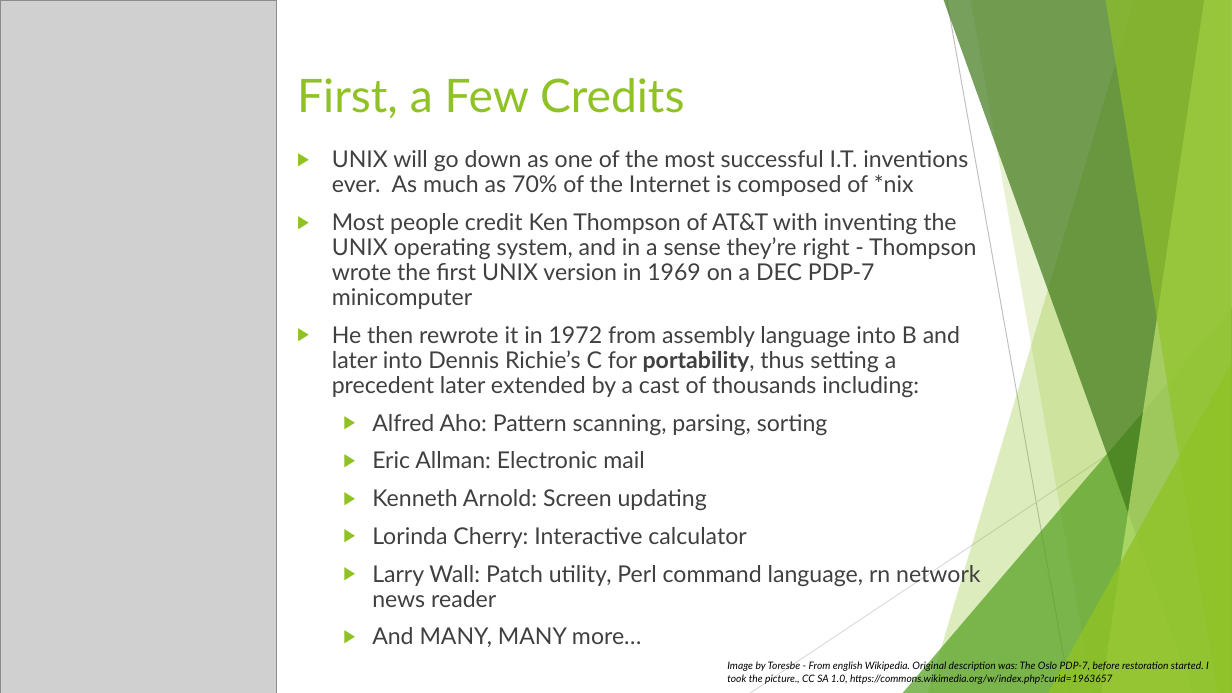
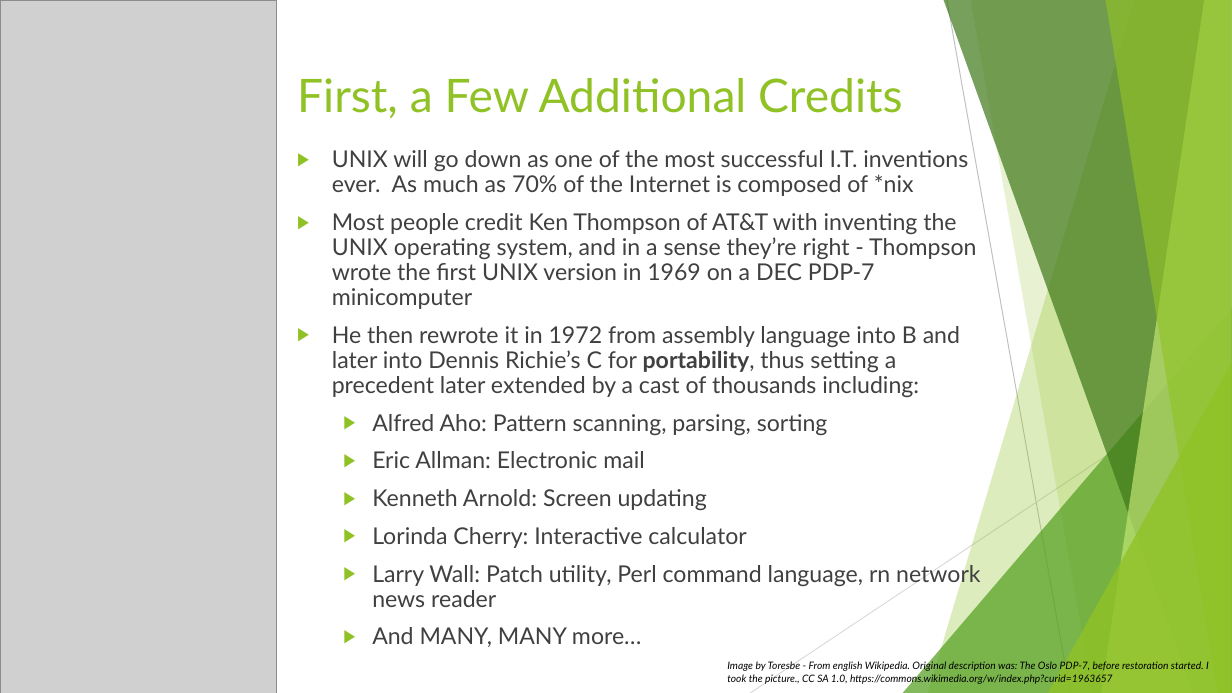
Before and after one commit to rudderfeet/the-unix-philosophy, a slide deck: slide 5 of The Unix Philosophy - Attributed - 2019-09-11.pptx. Drawn at 1232x693 pixels with LibreOffice and Linux fonts; fonts in the diff are those of the drawing; grey boxes stand for pictures. Boxes give left, top, right and bottom in pixels: in the first picture for what was removed or moved away, otherwise in the second. Text is boxed around its words. In the diff, an @@ line names an element or a change of style, - is before the commit and + after.

```diff
--- a/The Unix Philosophy - Attributed - 2019-09-11.pptx
+++ b/The Unix Philosophy - Attributed - 2019-09-11.pptx
@@ title at (297,78,903,118): text changed @@
-First, a Few Credits
+First, a Few Additional Credits
```
Also in this commit, not shown: 3 other slides changed.
